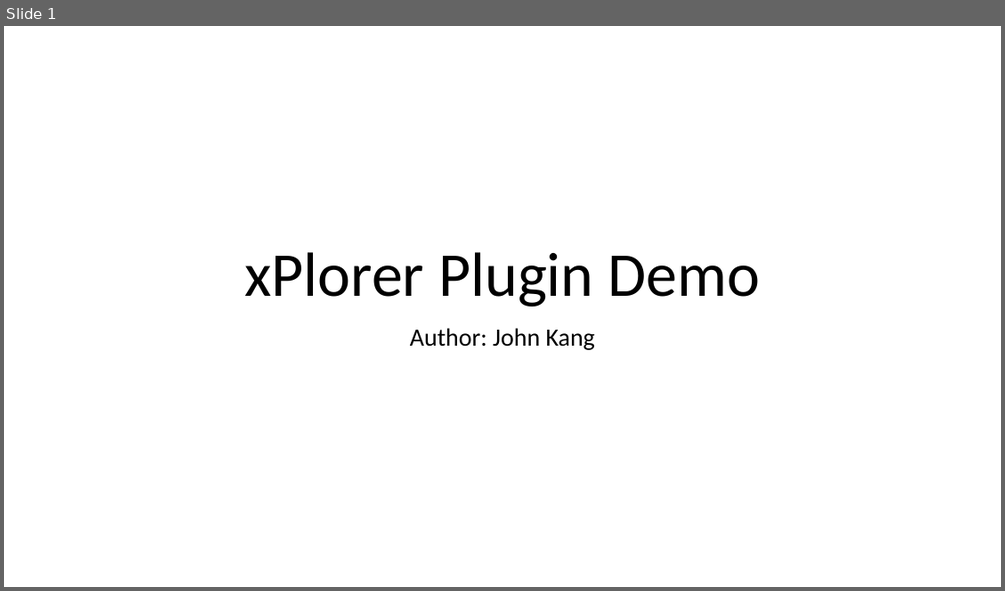
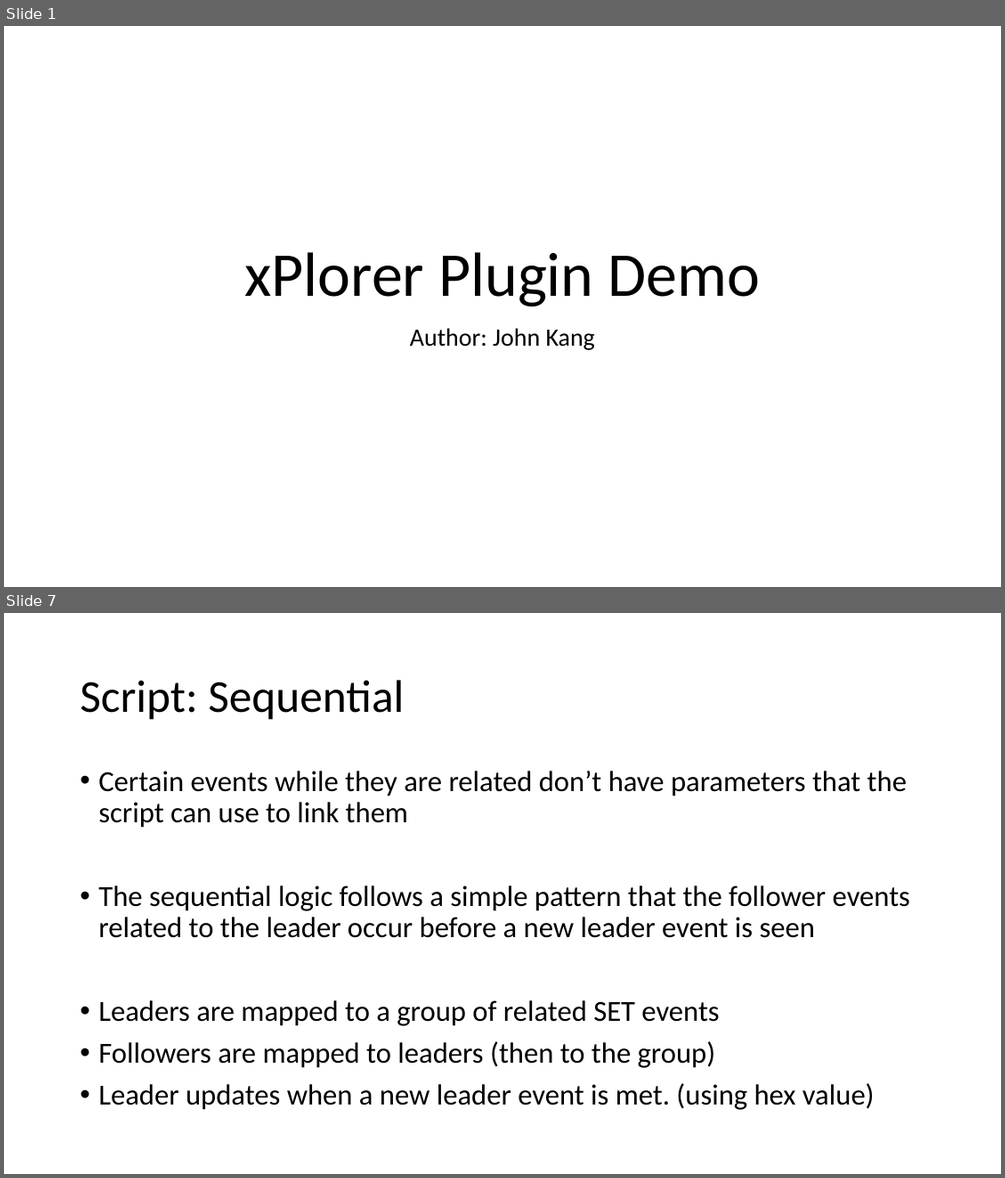
Before and after one commit to janlang1/Western-Digital, a slide deck: xPlorer Plugin Demo.pptx. Shown one above the other, each under a label of ours: slide 1 before the commit, slides 1 and 7 after it; the slides between them are not shown. The pictures are 1005x591 and 1005x1178 pixels, drawn with LibreOffice and Linux fonts; fonts in the diff are those of the drawing. Boxes give left, top, right and bottom in pixels: in the first picture for what was removed or moved away, otherwise in the second. Text is boxed around its words. In the diff, an @@ line names an element or a change of style, - is before the commit and + after.

```diff
--- a/xPlorer Plugin Demo.pptx
+++ b/xPlorer Plugin Demo.pptx
@@ slide 7 added at bbox=[4, 613, 1001, 1174], background #FFFFFF @@
@@ title added at bbox=[80, 680, 404, 720], 44 pt, text #000000 @@
+Script: Sequential
@@ text added at bbox=[98, 771, 910, 1110], 28 pt, text #000000 @@
+• Certain events while they are related don’t have parameters that the script can use to link them
+• The sequential logic follows a simple pattern that the follower events related to the leader occur before a new leader event is seen
+• Leaders are mapped to a group of related SET events
+• Followers are mapped to leaders (then to the group)
+• Leader updates when a new leader event is met. (using hex value)
```
Also in this commit, not shown: 3 slides changed, 12 other slides added, 4 slides removed, 8 other files.
